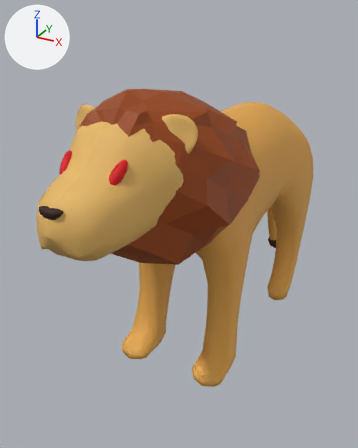
The FBX model Assets/AnimalCapture/Animals/Prefab/AngryAnimals/anger_lion.fbx as it was, and as the next commit left it.
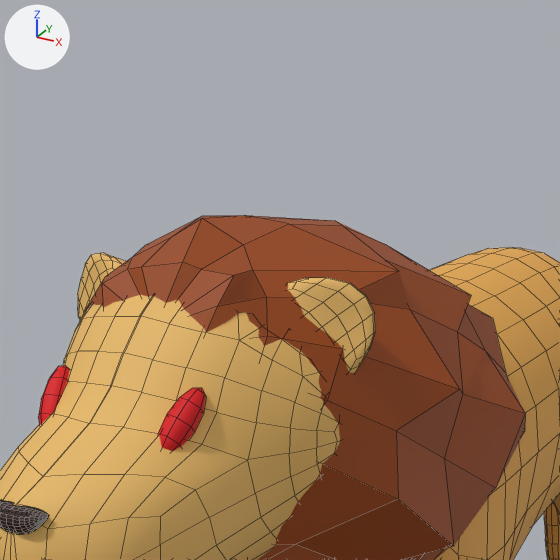
Each version is shown whole from a 50 mm lens placed at (4.24, -8.21, 2.33), pointed at (-0.57, 0.53, -2.04), then close up on the part from 12% to 77% of the width and 0% to 51% of the height. The lights are fixed; the arrows at upper left show +X, +Y and +Z. The close-ups show mesh edges as thin lines. Where no turn or scale is listed for an object, it has been applied to the vertices.

Before the edit, the objects in view are built like this:
```python
me_球_001 = bpy.data.meshes.new('球.001')
me_球_001.from_pydata(...)  # 2313 vertices, 2338 faces; spans x -1.56..1.56, y -10.36..-0.12, z -0.8..5.5
# faces by material slot: [96, 216, 970, 624, 360, 72]
me_球_001.materials.append(mat_tail)  # brown #492b07
me_球_001.materials.append(mat_tategami)  # brown #9b4400
me_球_001.materials.append(mat_body)  # orange #e7aa4f
me_球_001.materials.append(mat_face)  # orange #e7b866
me_球_001.materials.append(mat_nose)  # brown #2c0d01
me_球_001.materials.append(mat_eye)  # red #da0011
ob_球_001 = bpy.data.objects.new('球.001', me_球_001)
ob_球_001.location = (0.0, 6.38, -4.29)
```
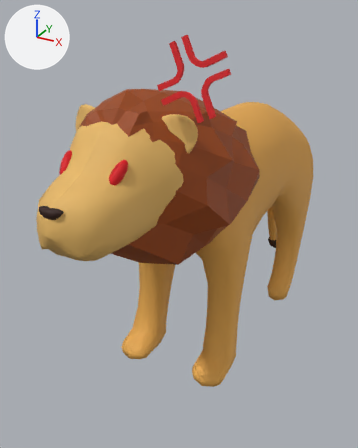
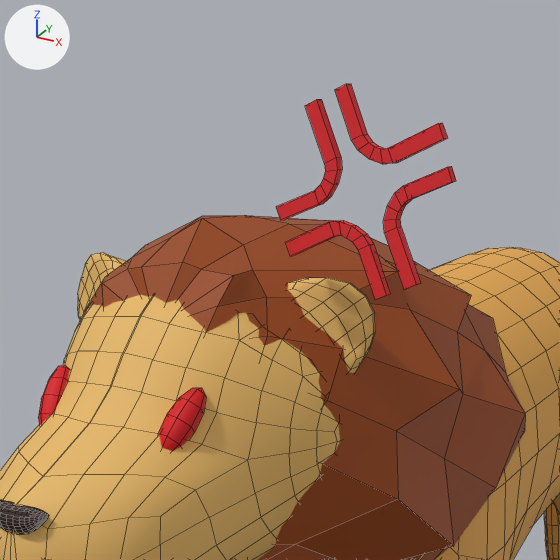
The change, as a list of edits to the scene's bpy script:
```text
Add mat_ikari:
    mat_ikari = principled_material('ikari')
    mat_ikari.base_color = (0.8, 0.0185, 0.024)  # red #e7252b
    mat_ikari.roughness = 0.69
Change me_球_001:
    used by ob_球_001; location = (0.0, 6.38, -4.29)
    remove me_球_001.from_pydata(...)  # 2313 vertices, 2338 faces; spans x -1.56..1.56, y -10.36..-0.12, z -0.8..5.5
    add me_球_001.from_pydata(...)  # 2425 vertices, 2442 faces; spans x -1.56..1.72, y -10.36..-0.12, z -0.8..6.28
    me_球_001 part 1: a new loose piece of 28 vertices spanning x 1.33..1.72, y -8.73..-8.66, z 5.26..5.91, in mat_ikari (red #e7252b)
    me_球_001 part 2: a new loose piece of 28 vertices spanning x 1.02..1.66, y -8.71..-8.62, z 5.9..6.28, in mat_ikari (red #e7252b)
    me_球_001 part 3: a new loose piece of 28 vertices spanning x 0.65..1.05, y -8.7..-8.62, z 5.56..6.2, in mat_ikari (red #e7252b)
    me_球_001 part 4: a new loose piece of 28 vertices spanning x 0.72..1.37, y -8.73..-8.65, z 5.19..5.59, in mat_ikari (red #e7252b)
    add me_球_001.materials.append(mat_ikari)  # red #e7252b
```

Where the change shows, as pixel boxes (x1, y1, x2, y2) in the close-ups (560 x 560 px):
'球.001', reshaped
    before: (0, 215, 560, 560)
    after: (0, 84, 560, 560)
part 1 of me_球_001, added (red)
    after: (383, 166, 456, 289)
part 2 of me_球_001, added (red)
    after: (335, 84, 447, 164)
part 3 of me_球_001, added (red)
    after: (276, 99, 342, 220)
part 4 of me_球_001, added (red)
    after: (285, 220, 390, 299)
